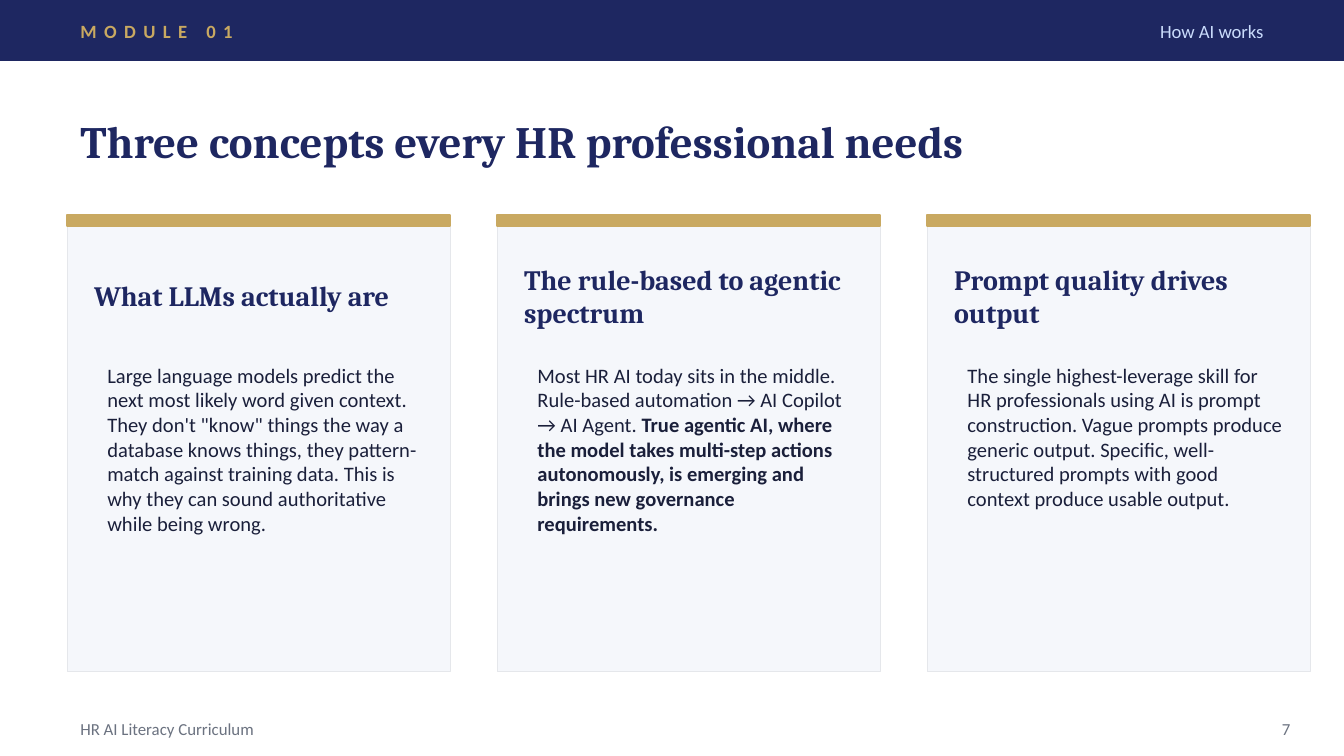
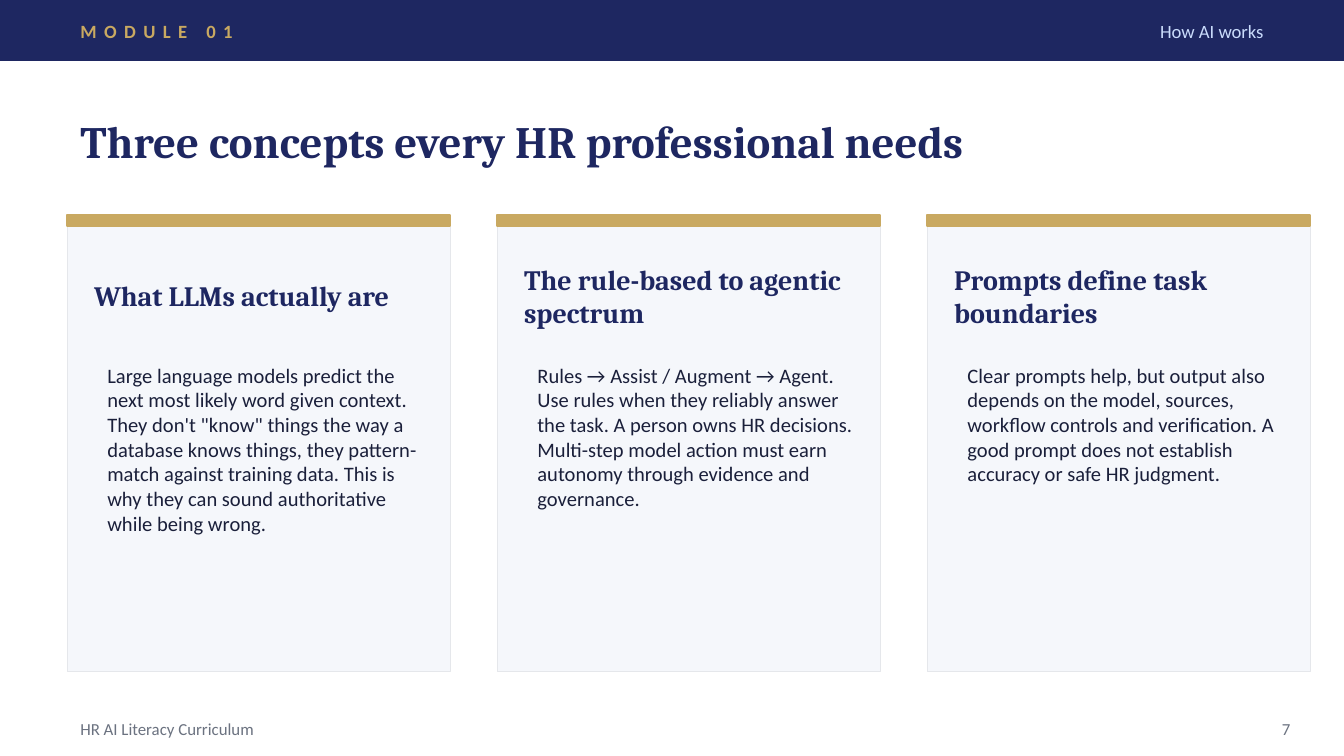
Before and after one commit to ellehelvig/hr-ai-transformation-playbook, a slide deck: slide 7 of 04-enablement/HR-AI-Literacy-Curriculum.pptx. Drawn at 1344x756 pixels with LibreOffice and Linux fonts; fonts in the diff are those of the drawing. Boxes give left, top, right and bottom in pixels: in the first picture for what was removed or moved away, otherwise in the second. Text is boxed around its words. In the diff, an @@ line names an element or a change of style, - is before the commit and + after.

```diff
--- a/04-enablement/HR-AI-Literacy-Curriculum.pptx
+++ b/04-enablement/HR-AI-Literacy-Curriculum.pptx
@@ text at (954,270,1207,324): text changed @@
-Prompt quality drives output
+Prompts define task boundaries
@@ text at (537,368,852,510): text changed; bold off @@
-Most HR AI today sits in the middle. Rule-based automation → AI Copilot → AI Agent. True agentic AI, where the model takes multi-step actions autonomously, is emerging and brings new governance requirements.
+Rules → Assist / Augment → Agent. Use rules when they reliably answer the task. A person owns HR decisions. Multi-step model action must earn autonomy through evidence and governance.
@@ text at (967,368,1274,485): text changed @@
-The single highest-leverage skill for HR professionals using AI is prompt construction. Vague prompts produce generic output. Specific, well-structured prompts with good context produce usable output.
+Clear prompts help, but output also depends on the model, sources, workflow controls and verification. A good prompt does not establish accuracy or safe HR judgment.
```
Also in this commit, not shown: 11 other slides changed, 9 other files.
